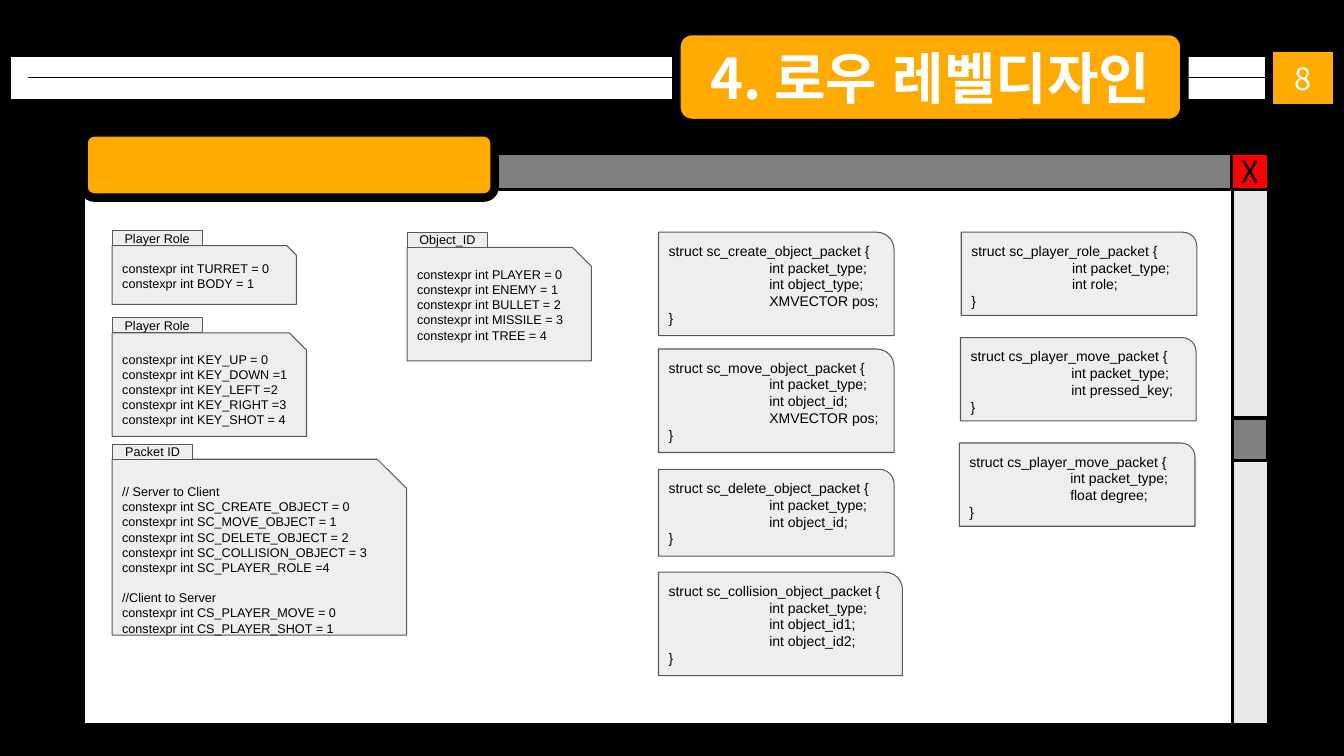
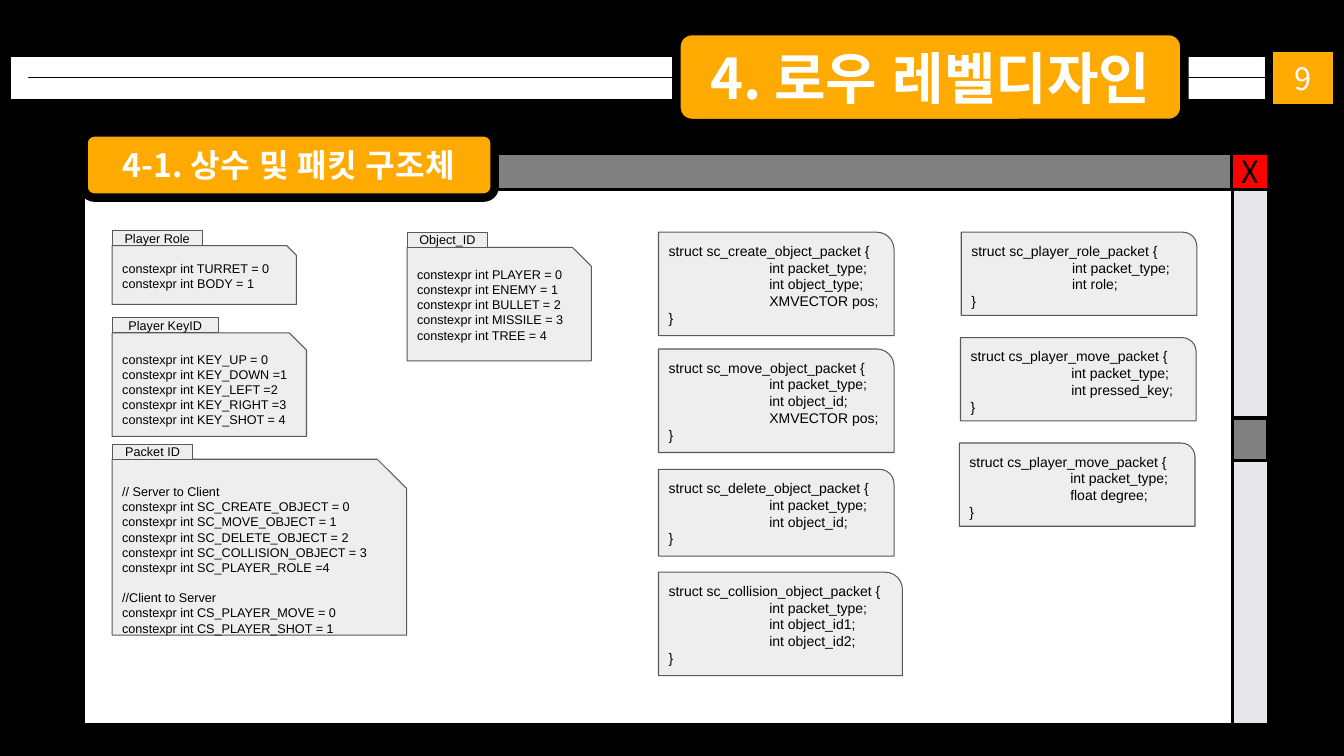
Before and after one commit to KimDJ7105/2023_network_game_project, a slide deck: slide 10 of 넷겜플 1팀 텀프로젝트 추진계획서.pptx (slide 9 before the commit). Drawn at 1344x756 pixels with LibreOffice and Linux fonts; fonts in the diff are those of the drawing; background and template pictures are left out. Boxes give left, top, right and bottom in pixels: in the first picture for what was removed or moved away, otherwise in the second. Text is boxed around its words. In the diff, an @@ line names an element or a change of style, - is before the commit and + after.

```diff
--- a/넷겜플 1팀 텀프로젝트 추진계획서.pptx
+++ b/넷겜플 1팀 텀프로젝트 추진계획서.pptx
@@ text in rectangle at bbox=[1294, 67, 1311, 91]: text changed @@
-8
+9
@@ text in rounded rectangle at bbox=[123, 150, 455, 180]: text added @@
+4-1. 상수 및 패킷 구조체
@@ rectangle "Player KeyID": place and size @@
-rectangle "Player KeyID" at bbox=[112, 318, 202, 333]
+rectangle "Player KeyID" at bbox=[112, 318, 218, 333]
@@ text in rectangle at bbox=[128, 321, 202, 333]: text changed @@
-Player Role
+Player KeyID
```
Also in this commit, not shown: 16 other slides changed, 2 slides added, 1 other file.
